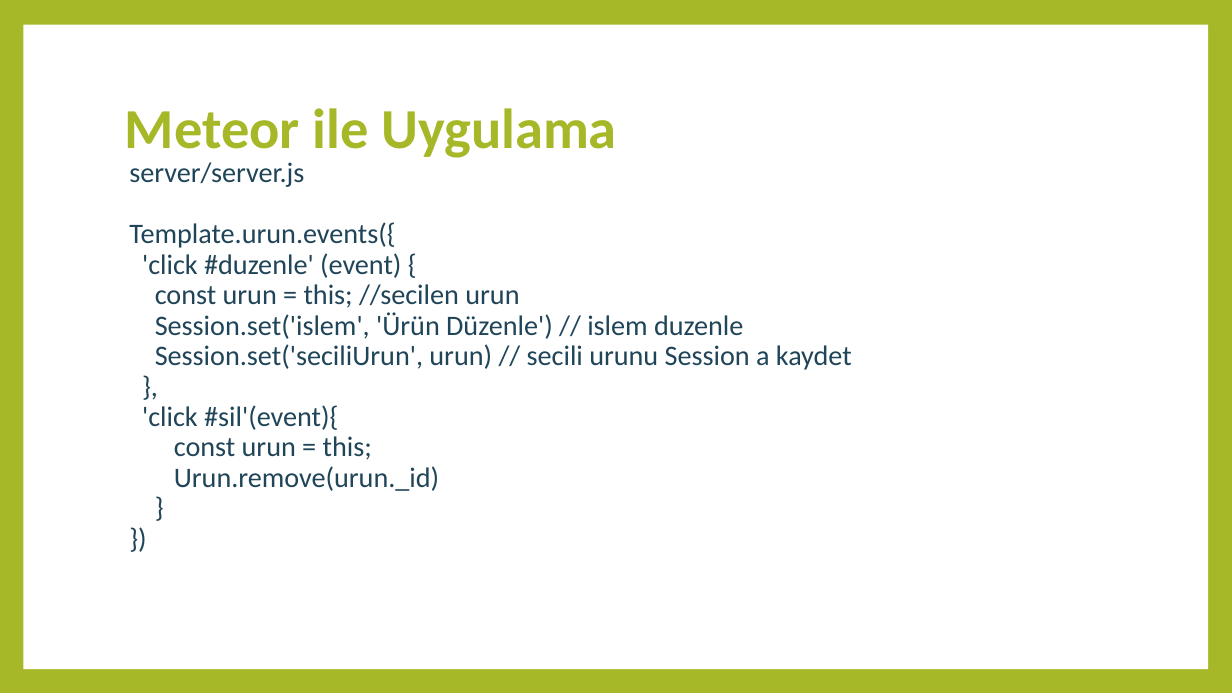
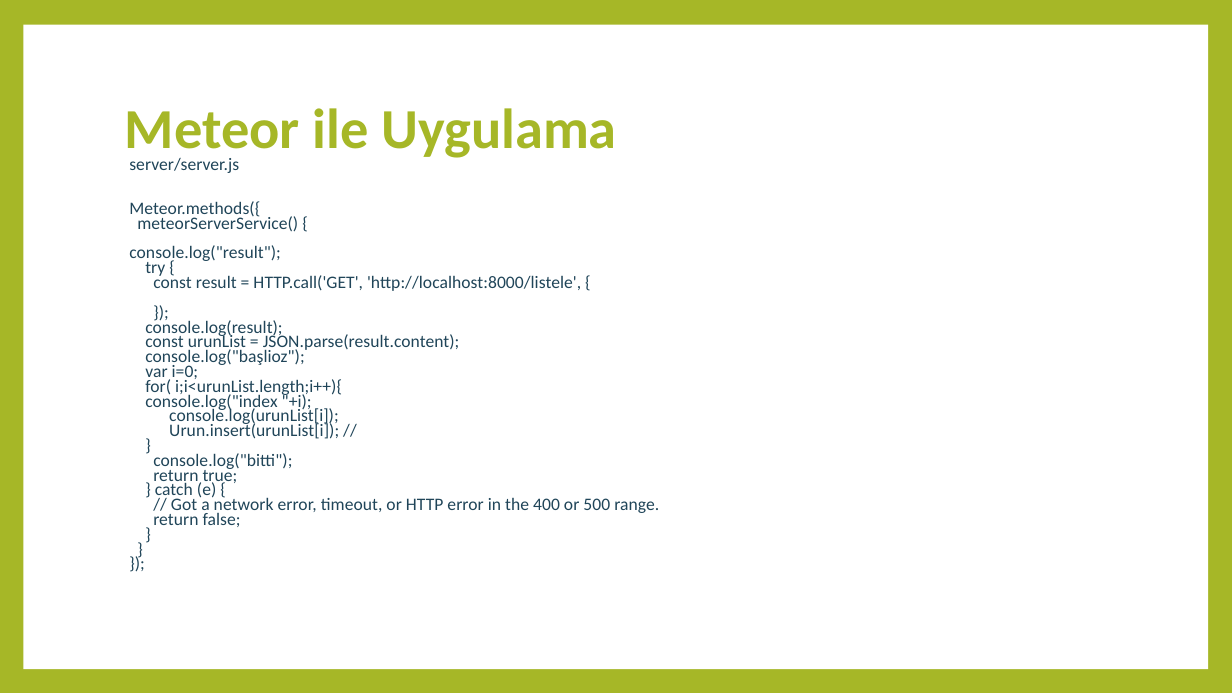
Before and after one commit to furkansavsatli/Meteor-Nodejs, a slide deck: slide 32 of Meteor-Nodejs-sunum.pptx. Drawn at 1232x693 pixels with LibreOffice and Linux fonts; fonts in the diff are those of the drawing. Boxes give left, top, right and bottom in pixels: in the first picture for what was removed or moved away, otherwise in the second. Text is boxed around its words. In the diff, an @@ line names an element or a change of style, - is before the commit and + after.

```diff
--- a/Meteor-Nodejs-sunum.pptx
+++ b/Meteor-Nodejs-sunum.pptx
@@ text at [129, 158, 239, 173]: size 22 to 13.8 pt in "server/server.js", "}"; line spacing 0.9 to 0.7 @@
@@ text at [129, 201, 581, 439]: text changed; size 22 to 13.8 pt @@
-Template.urun.events({
-'click #duzenle' (event) {
-const urun = this; //secilen urun
-Session.set('islem', 'Ürün Düzenle') // islem duzenle
-Session.set('seciliUrun', urun) // secili urunu Session a kaydet
-},
-'click #sil'(event){
-const urun = this;
-Urun.remove(urun._id)
+Meteor.methods({
+meteorServerService() {
+console.log("result");
+try {
+const result = HTTP.call('GET', 'http://localhost:8000/listele', {
+});
+console.log(result);
+const urunList = JSON.parse(result.content);
+console.log("başlioz");
+var i=0;
+for( i;i<urunList.length;i++){
+console.log("index "+i);
+console.log(urunList[i]);
+Urun.insert(urunList[i]); //
@@ text at [153, 453, 659, 527]: text changed; size 22 to 13.8 pt @@
-})
+console.log("bitti");
+return true;
+} catch (e) {
+// Got a network error, timeout, or HTTP error in the 400 or 500 range.
+return false;
+}
+}
+});
```
Also in this commit, not shown: 3 other slides changed, 2 slides added, 2 slides removed, 3 other files.
